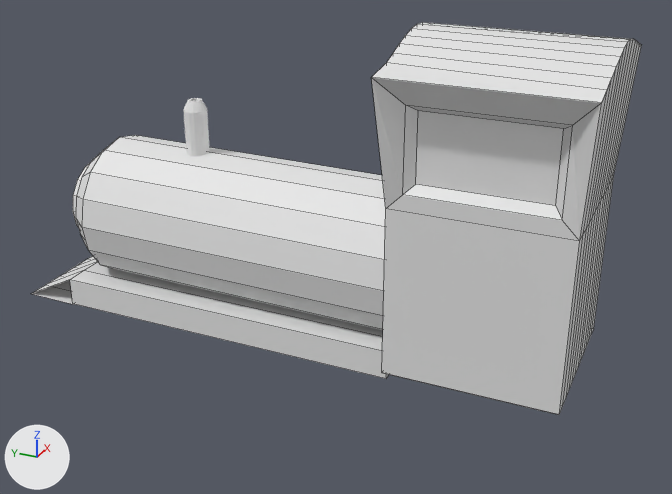
An edit to the Blender file Train station/train.blend, drawn before and after from the same camera.
Rendered twice from a camera (50 mm lens) standing at (-10.36, -4.91, 5.14) and looking at (-0.03, -0.26, -0.03). Every picture has the same lights, and +X, +Y and +Z are marked at lower left. Mesh edges are drawn as thin lines on the coarser meshes.

Script lines for the objects in view, before the commit:
```python
me_cube_001 = bpy.data.meshes.new('Cube.001')
me_cube_001.from_pydata(...)  # 196 vertices, 188 faces; spans x -1.25..1.24, y -1.08..1.08, z -1.0..2.72
me_cube_002 = bpy.data.meshes.new('Cube.002')
me_cube_002.from_pydata(...)  # 67 vertices, 58 faces; spans x -1.01..1.0, y -1.0..1.32, z -1.04..1.0
me_cylinder_001 = bpy.data.meshes.new('Cylinder.001')
me_cylinder_001.from_pydata(...)  # 144 vertices, 130 faces; spans x -1.0..1.0, y -1.0..1.0, z -1.0..1.41
ob_cabin = bpy.data.objects.new('Cabin', me_cube_001)
ob_cabin.location = (0.0, -2.47, 0.0)
ob_cabin.scale = (1.1, 1.1, 1.1)
ob_chimney = bpy.data.objects.new('Chimney', me_cylinder_001)
ob_chimney.location = (0.0, 1.83, 1.27)
ob_chimney.scale = (0.161, 0.161, 0.327)
ob_train_base = bpy.data.objects.new('Train Base', me_cube_002)
ob_train_base.location = (0.0, 1.05, -1.04)
ob_train_base.scale = (1.0, 2.44, 0.195)
# also in view: 'Engine' at (0.0, 0.24, 0.0)
```
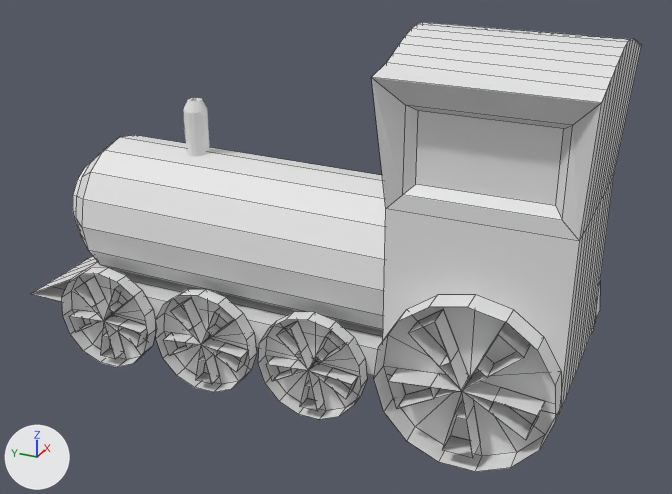
What differs and where, as boxes [x1, y1, x2, y2] in the pictures (672 x 494 px):
'Circle.004', added: after [374, 295, 561, 472]
'Circle.005', added: after [258, 312, 367, 420]
'Circle.006', added: after [156, 289, 257, 392]
'Circle.007', added: after [62, 268, 156, 367]
'Circle.003', added: after [594, 284, 600, 324]
'Train Base', unchanged, covered by the edit: before [31, 256, 389, 378]; after [31, 256, 383, 376]

What the commit changed:
Mesh me_circle_008 is new.
It has 340 vertices, 315 faces and spans x -0.99..0.99, y -0.98..1.0, z 0.0..0.3.
Object 'Circle.007' (ob_circle_007) is new; it shows me_circle_008.
Its location is (-1.24, 2.76, -1.23).
Its rotation in degrees is (90, 0, 91).
Its scale is (0.73, 0.73, 0.73).
Object 'Circle.006' (ob_circle_006) is new; it shows a copy of me_circle_008.
Its location is (-1.24, 1.17, -1.23).
Its rotation in degrees is (90, 0, 91).
Its scale is (0.73, 0.73, 0.73).
Object 'Circle.005' (ob_circle_005) is new; it shows a copy of me_circle_008.
Its location is (-1.23, -0.41, -1.23).
Its rotation in degrees is (90, 0, 91).
Its scale is (0.73, 0.73, 0.73).
Object 'Circle.004' (ob_circle_004) is new; it shows a copy of me_circle_008.
Its location is (-1.44, -2.49, -0.86).
Its rotation in degrees is (90, 0, 91).
Its scale is (1.1, 1.1, 1.1).
Object 'Circle.003' (ob_circle_003) is new; it shows a copy of me_circle_008.
Its location is (1.09, -2.49, -0.86).
Its rotation in degrees is (90, 0, 91).
Its scale is (1.1, 1.1, 1.1).
